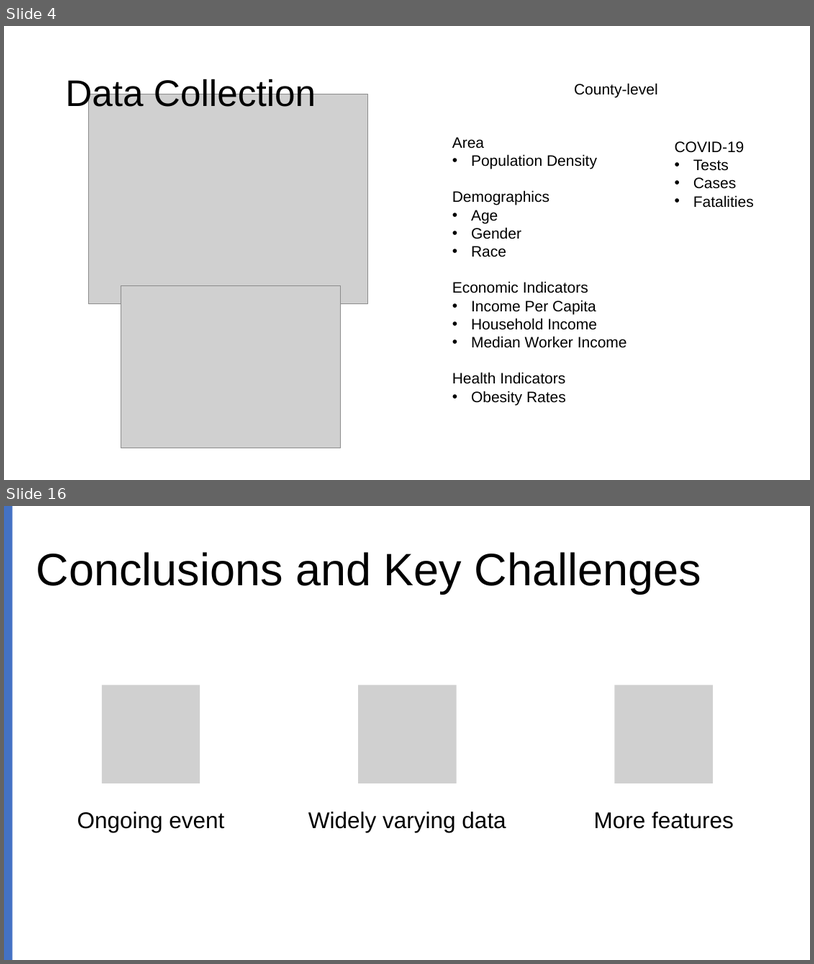
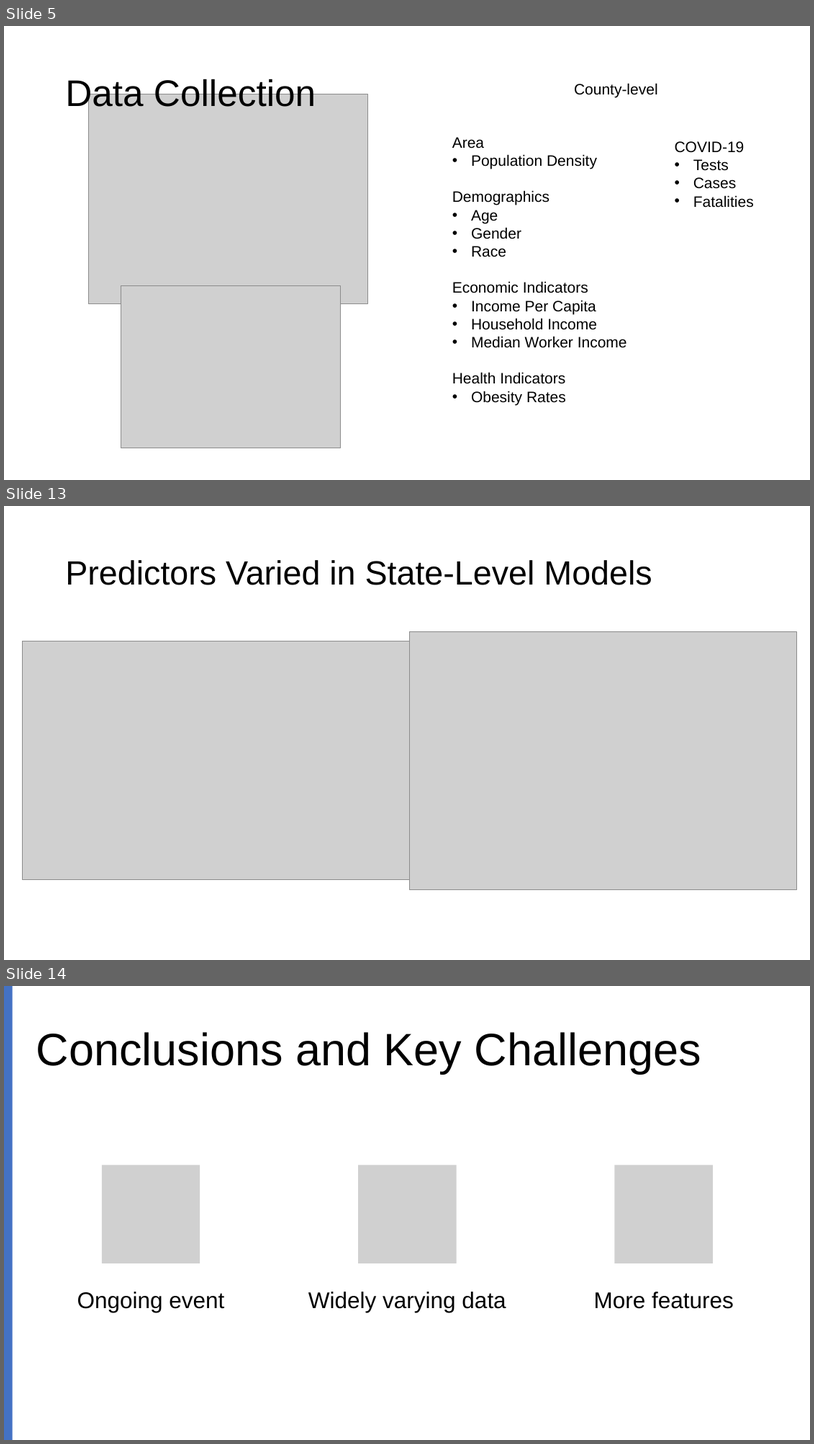
Before and after one commit to cxclark/covid19-analysis, a slide deck: 2020_10_30_covid_usa_analysis.pptx. Shown one above the other, each under a label of ours: slides 4 and 16 before the commit, slides 5, 13 and 14 after it; the slides between them are not shown. The pictures are 814x964 and 814x1444 pixels, drawn with LibreOffice and Linux fonts; fonts in the diff are those of the drawing; grey boxes stand for pictures. Boxes give left, top, right and bottom in pixels: in the first picture for what was removed or moved away, otherwise in the second. Text is boxed around its words. In the diff, an @@ line names an element or a change of style, - is before the commit and + after.

```diff
--- a/2020_10_30_covid_usa_analysis.pptx
+++ b/2020_10_30_covid_usa_analysis.pptx
@@ slide 13 added at [4, 506, 810, 960], background #FFFFFF @@
@@ title added at [65, 560, 652, 585], 40 pt, text #000000 @@
+Predictors Varied in State-Level Models
@@ picture added at [410, 631, 797, 890] @@
@@ picture added at [22, 641, 409, 880] @@
@@ what was slide 4 is now slide 5 @@
@@ what was slide 16 is now slide 14 @@
```
Also in this commit, not shown: 7 slides changed, 3 other slides added, 1 slide removed, 2 other files.
